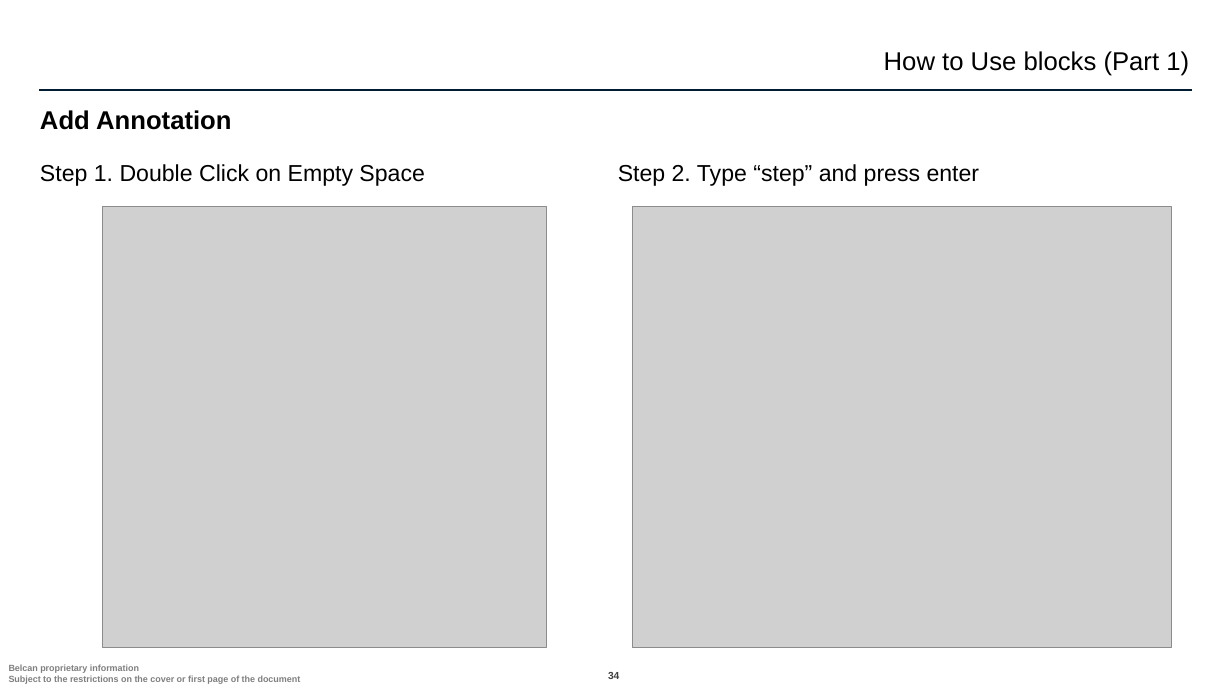
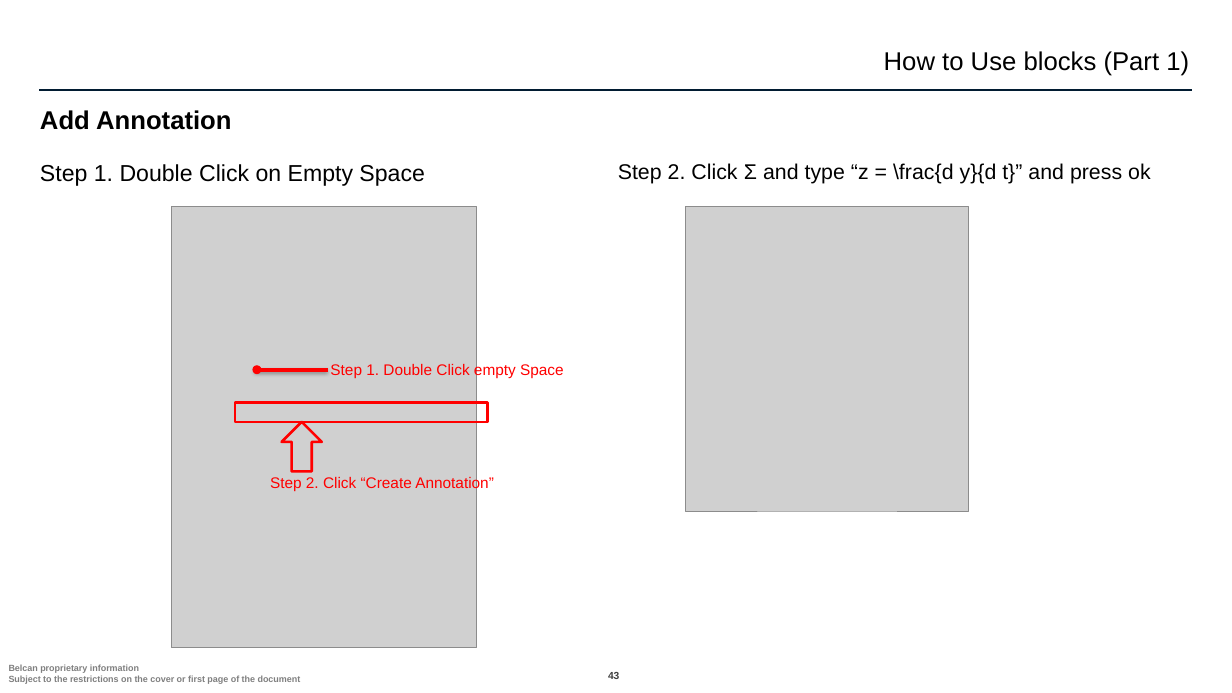
Before and after one commit to ntylerbelcan/aviation-controls-simulink-training-Belcan, a slide deck: slide 43 of ch02/Chapter 2 02_derivative_System.pptx (slide 34 before the commit). Drawn at 1232x693 pixels with LibreOffice and Linux fonts; fonts in the diff are those of the drawing; grey boxes stand for pictures; background and template pictures are left out. Boxes give left, top, right and bottom in pixels: in the first picture for what was removed or moved away, otherwise in the second. Text is boxed around its words. In the diff, an @@ line names an element or a change of style, - is before the commit and + after.

```diff
--- a/ch02/Chapter 2 02_derivative_System.pptx
+++ b/ch02/Chapter 2 02_derivative_System.pptx
@@ text at (x1=618, y1=163, x2=1151, y2=184): text changed; size 18 to 16.6 pt @@
-Step 2. Type “step” and press enter
+Step 2. Click Σ and type “z = \frac{d y}{d t}” and press ok
@@ picture resized from (x1=103, y1=206, x2=546, y2=648) to (x1=171, y1=206, x2=477, y2=648) @@
@@ picture removed at (x1=632, y1=206, x2=1172, y2=648) @@
@@ picture added at (x1=686, y1=206, x2=970, y2=511) @@
@@ ellipse added at (x1=252, y1=365, x2=262, y2=374), fill #FF0000 @@
@@ line added from (255, 370) to (328, 370), #FF0000 3 pt @@
@@ text added at (x1=330, y1=363, x2=564, y2=379), 12 pt, text #FF0000 @@
+Step 1. Double Click empty Space
@@ rectangle added at (x1=235, y1=403, x2=487, y2=422), outline #FF0000 2 pt @@
@@ down arrow added at (x1=282, y1=422, x2=322, y2=472), outline #FF0000 2 pt @@
@@ text added at (x1=270, y1=476, x2=494, y2=492), 12 pt, text #FF0000 @@
+Step 2. Click “Create Annotation”
@@ page number at (x1=608, y1=672, x2=619, y2=679): text changed @@
-34
+43
```
Also in this commit, not shown: 8 other slides changed, 10 slides added, 11 other files.
